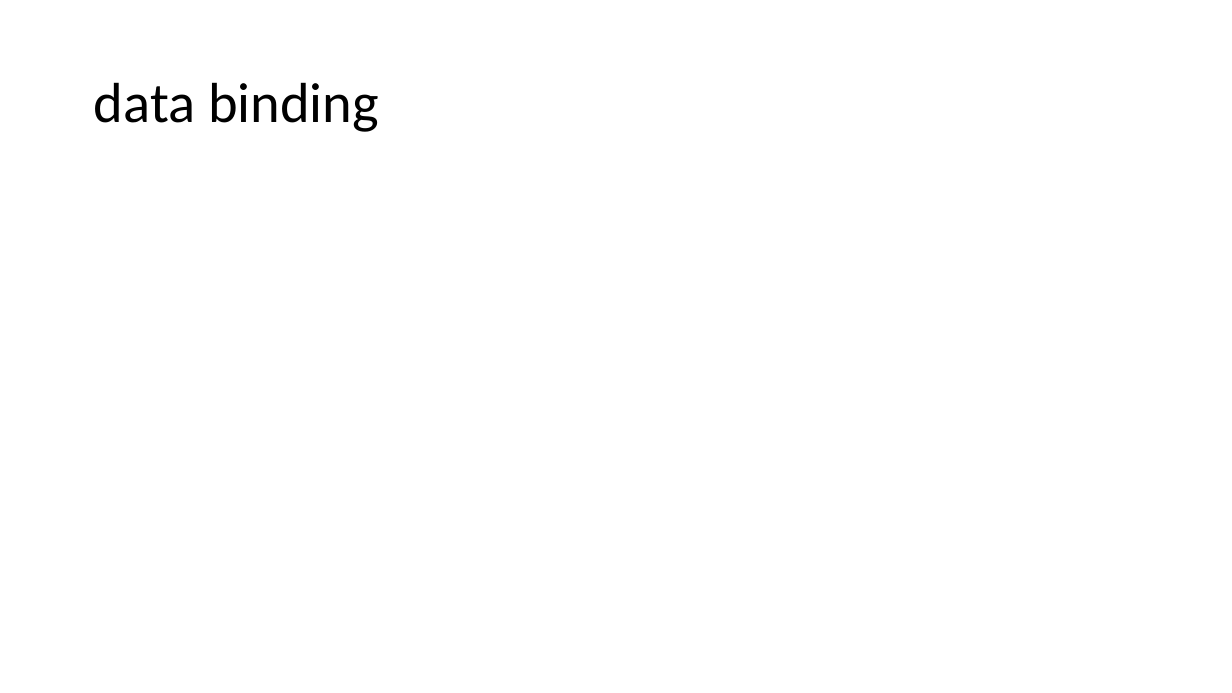
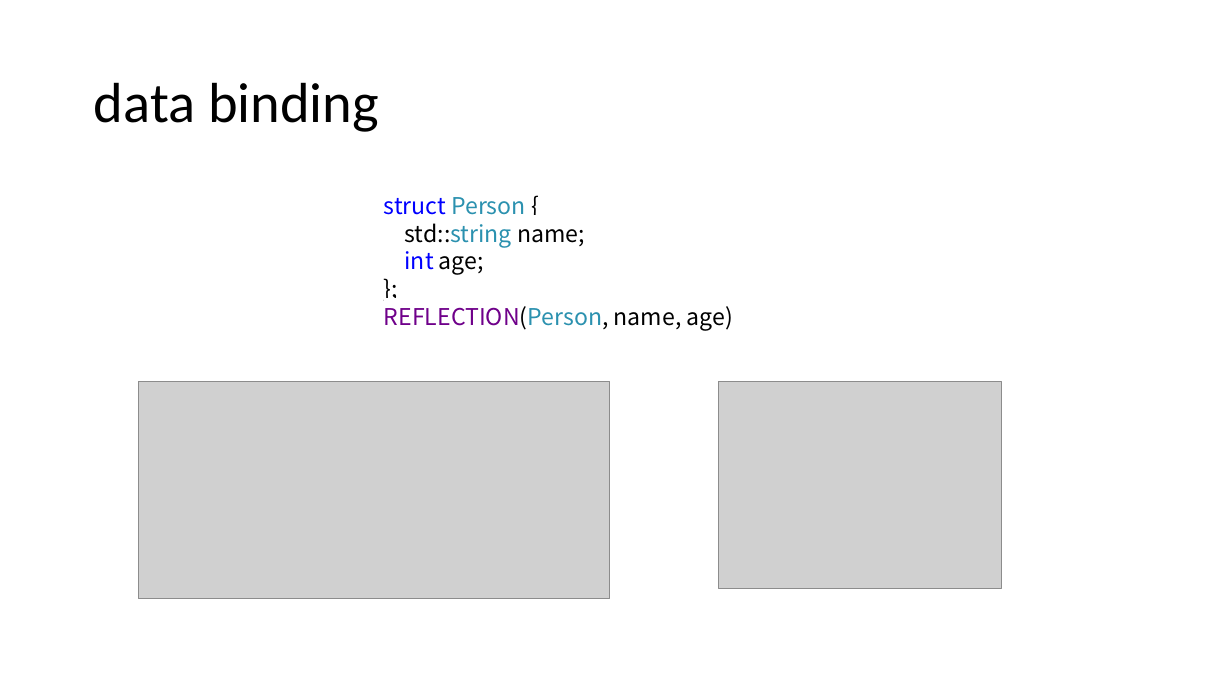
Before and after one commit to qicosmos/cppcon2017, a slide deck: slide 64 of cppcon2017.pptx (slide 62 before the commit). Drawn at 1232x693 pixels with LibreOffice and Linux fonts; fonts in the diff are those of the drawing; grey boxes stand for pictures. Boxes give left, top, right and bottom in pixels: in the first picture for what was removed or moved away, otherwise in the second. Text is boxed around its words. In the diff, an @@ line names an element or a change of style, - is before the commit and + after.

```diff
--- a/cppcon2017.pptx
+++ b/cppcon2017.pptx
@@ text added at (384,197,733,330), 18 pt, text #000000 @@
+struct Person {
+std::string name;
+int age;
+};
+REFLECTION(Person, name, age)
@@ picture added at (139,382,610,599) @@
@@ picture added at (718,382,1001,589) @@
```
Also in this commit, not shown: 1 other slide changed, 2 slides added.
